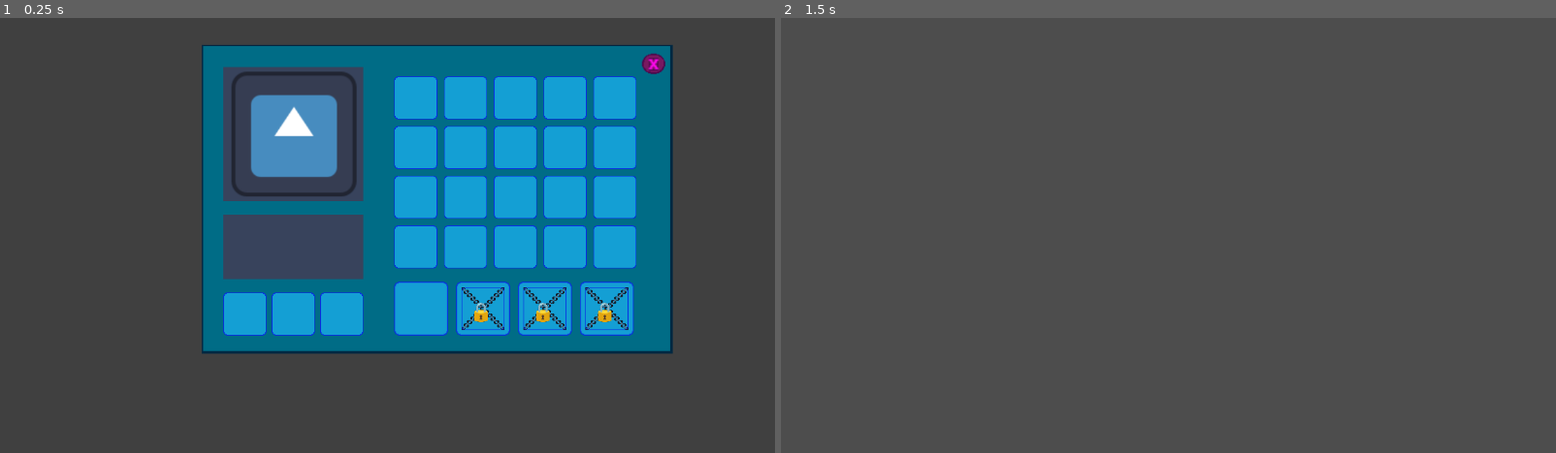
Above: before the commit, frames 1-2 (left to right).
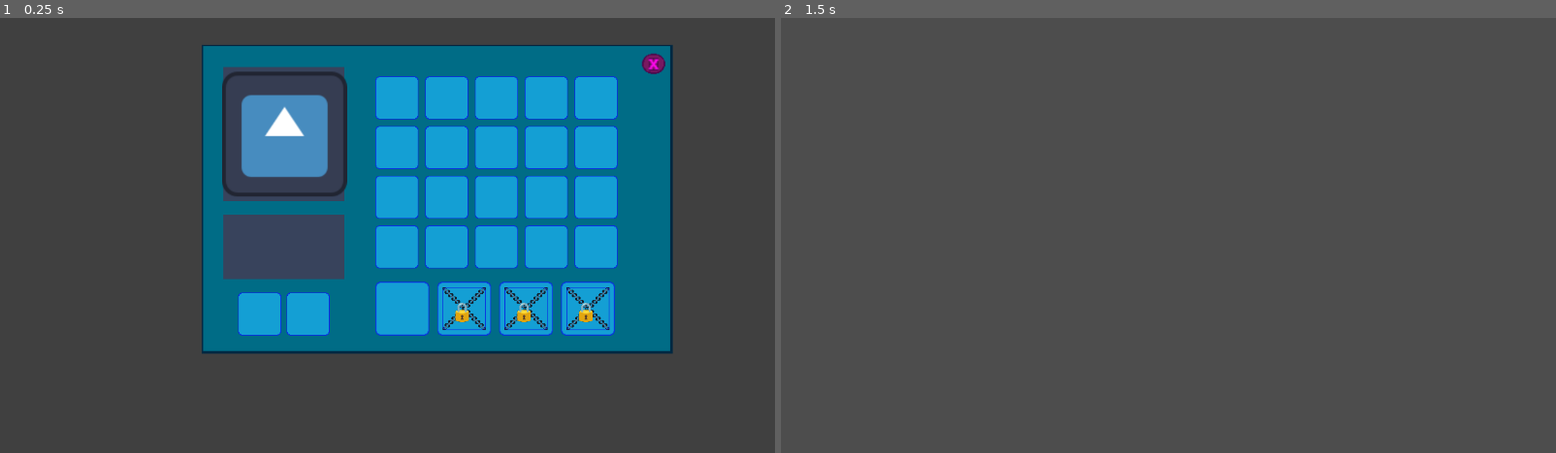
Above: after the commit, the same moments.

Repository: Joaovit-costa/Robot-Slayer
Game: Godot game, scene res://res/Cenas/menu/menu_inventario.tscn
The game is run twice, just before and just after one commit, with the same random seed, the same clock (stepped at 60 frames per second) and the same inputs. This scene is started directly instead of the project's main scene. The engine's default icon, where the game draws it, is replaced by a stand-in: a white triangle on a blue panel in a dark square.
Inputs (mouse positions are in pixels of both pictures, inside the frame that each line leads up to):
- Up to frame 1 (0.25 s): no input
- Up to frame 2 (1.5 s): click (1432, 61) at 0.5 s; tap Enter at 1.25 s; hold Right (ui_right) from 1.28 s (still down)

The runs differ from the first frame. In frame 1, 11% of the frame differs, in the area x 28-83%, y 11-74%; in frame 2, nothing differs.

Commit message:
Atualização script inventario
Adicionei o dicionario com uma lista vazia mas ainda está vazia em casa continuo

Diff:
--- a/project-room/res/Cenas/menu/menu_inventario.tscn
+++ b/project-room/res/Cenas/menu/menu_inventario.tscn
@@ -170,6 +170,7 @@
 [node name="ChipsArma" type="HBoxContainer" parent="PainelPrincipal/Conteudo/PainelEsquerdo" unique_id=1958956979]
 layout_mode = 2
 theme_override_constants/separation = 8
+alignment = 1
 
 [node name="SlotChip1" parent="PainelPrincipal/Conteudo/PainelEsquerdo/ChipsArma" unique_id=1141151258 instance=ExtResource("1_jr85b")]
 custom_minimum_size = Vector2(64, 48)
@@ -177,9 +178,6 @@
 theme_override_styles/panel = SubResource("StyleBoxFlat_ye3co")
 
 [node name="SlotChip2" parent="PainelPrincipal/Conteudo/PainelEsquerdo/ChipsArma" unique_id=2016897959 instance=ExtResource("1_jr85b")]
-layout_mode = 2
-
-[node name="SlotChip3" parent="PainelPrincipal/Conteudo/PainelEsquerdo/ChipsArma" unique_id=1307466296 instance=ExtResource("1_jr85b")]
 layout_mode = 2
 
 [node name="PainelDireito" type="VBoxContainer" parent="PainelPrincipal/Conteudo" unique_id=1575411234]
@@ -270,10 +268,12 @@
 custom_minimum_size = Vector2(80, 80)
 layout_mode = 2
 theme_override_styles/panel = SubResource("StyleBoxFlat_d510y")
+bloqueado = true
 
 [node name="SlotEquipamento4" parent="PainelPrincipal/Conteudo/PainelDireito/SlotsEquipamento" unique_id=187654425 instance=ExtResource("1_jr85b")]
 custom_minimum_size = Vector2(80, 80)
 layout_mode = 2
 theme_override_styles/panel = SubResource("StyleBoxFlat_jyusc")
+bloqueado = true
 
 [connection signal="pressed" from="PainelPrincipal/BotãoFechar" to="." method="_on_botao_fechar_pressed"]
--- a/project-room/script/menu/menu_inventario.gd
+++ b/project-room/script/menu/menu_inventario.gd
@@ -10,14 +10,38 @@
 var slots_inventario: Array = []
 var slots_equipamento: Array = []
 
+var inventario = {
+	"inventario": [
+		{
+			"nome": "",
+			"tipo": "",
+			"raridade": "",
+			"quantidade": 0,
+			"descricao": "",
+			"imagem": null,
+			"id_slot": -1
+		}
+	],
+	"equipado": [
+		{
+			"nome": "",
+			"raridade": "",
+			"imagem": null
+		}
+	],
+	"extensor": [
+		{
 
+		}
+	]
+}
 
 
 func _ready() -> void:
 	pegar_slots()
 	configurar_slots()
 	colocar_itens_teste()
-
+	print(inventario["inventario"])
 
 func pegar_slots() -> void:
 	for slot in $PainelPrincipal/Conteudo/PainelEsquerdo/ChipsArma.get_children():
